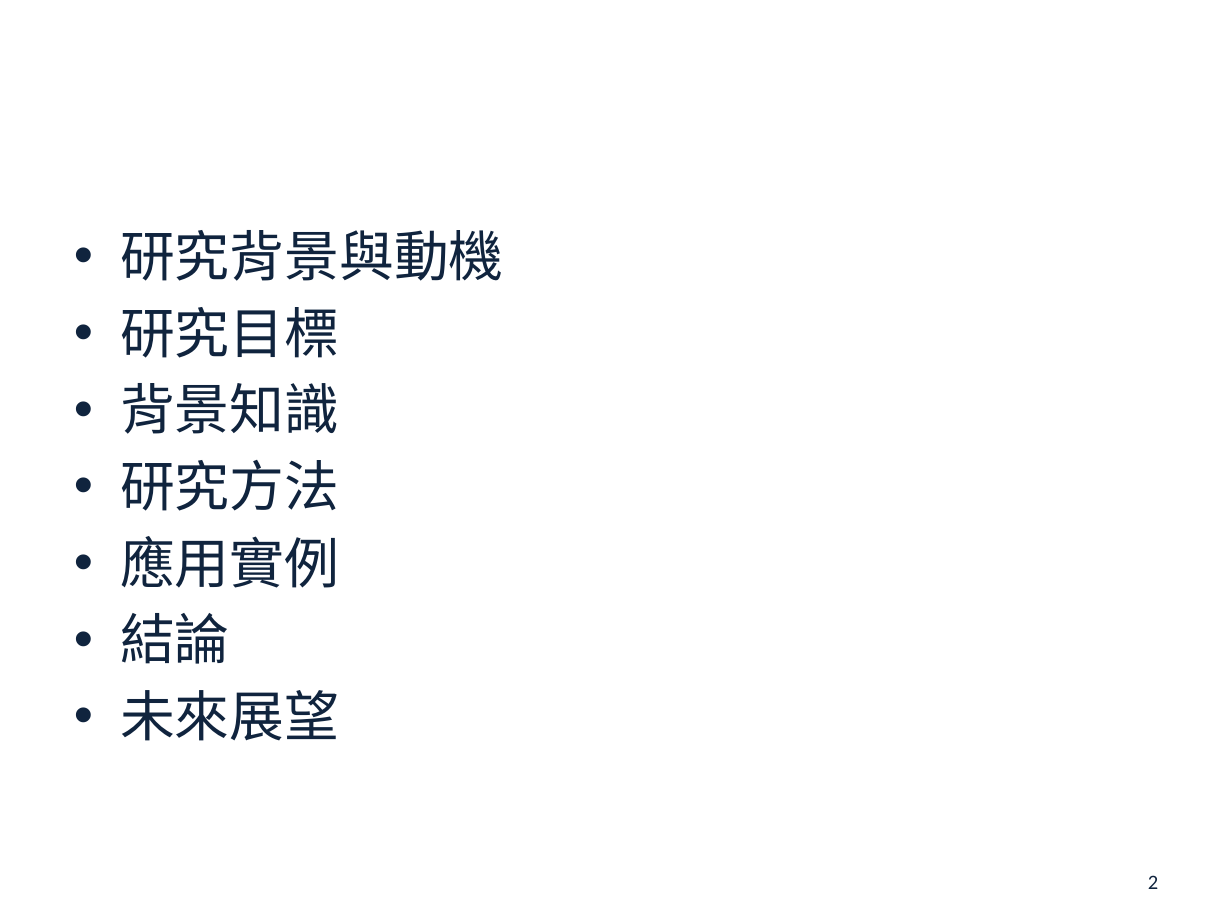
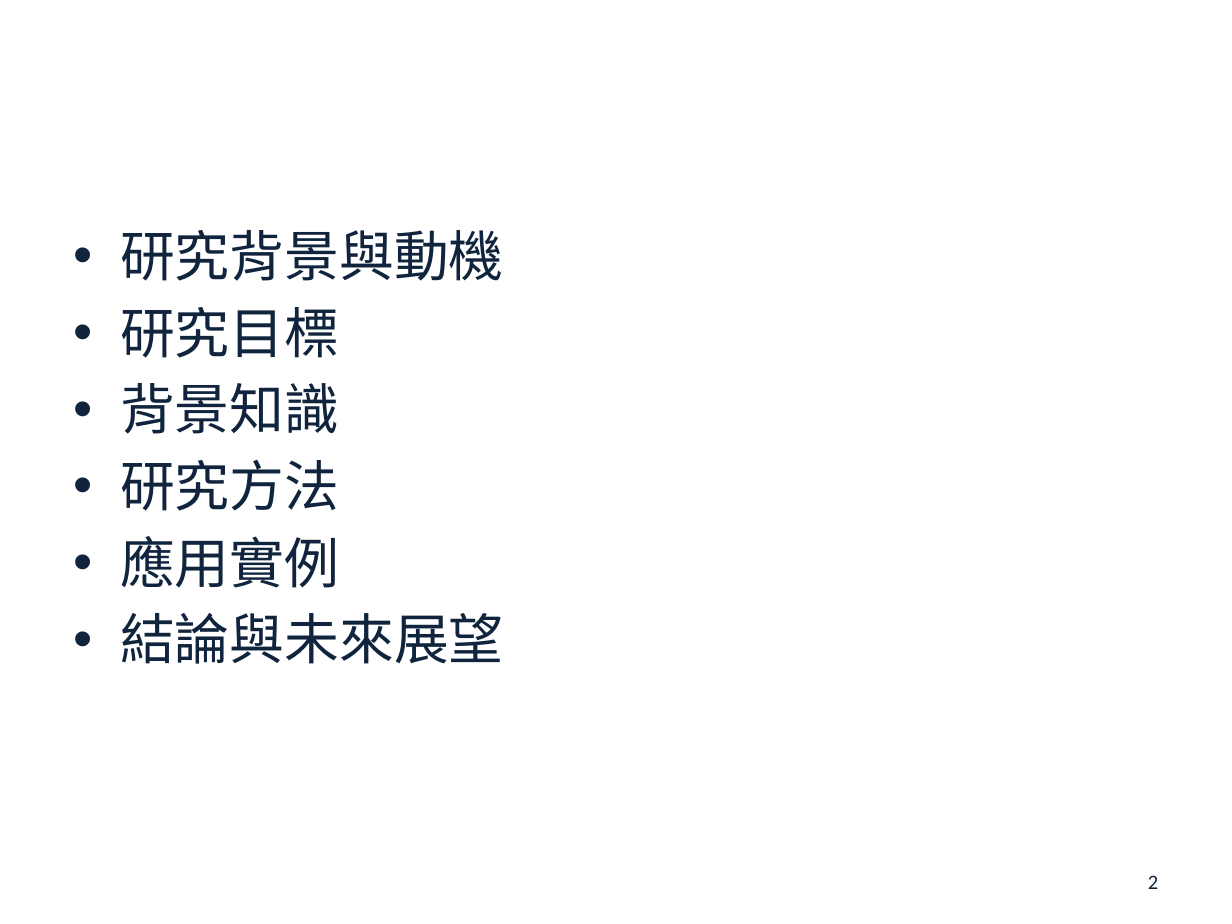
Before and after one commit to s7130457/thesis, a slide deck: slide 2 of 楊雅雯-口試投影片.pptx. Drawn at 1232x924 pixels with LibreOffice and Linux fonts; fonts in the diff are those of the drawing; background and template pictures are left out. Boxes give left, top, right and bottom in pixels: in the first picture for what was removed or moved away, otherwise in the second. Text is boxed around its words. In the diff, an @@ line names an element or a change of style, - is before the commit and + after.

```diff
--- a/楊雅雯-口試投影片.pptx
+++ b/楊雅雯-口試投影片.pptx
@@ text at (x1=120, y1=613, x2=503, y2=664): text changed @@
-• 結論
-• 未來展望
+• 結論與未來展望
```
Also in this commit, not shown: 4 other slides changed, 1 slide added, 1 slide removed.
